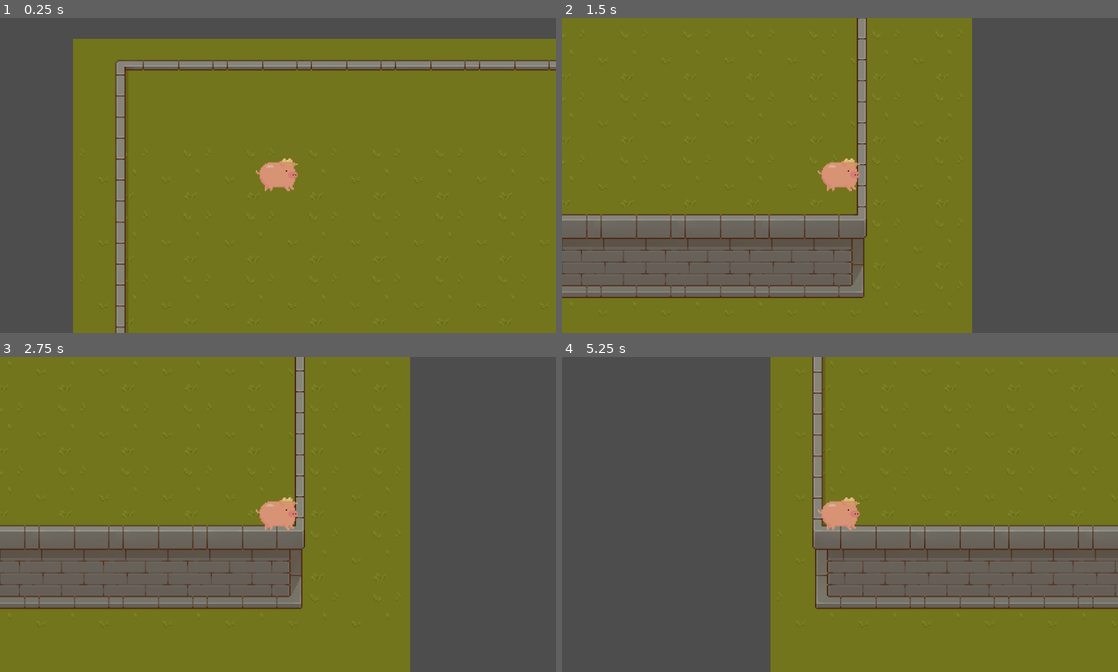
Above: before the commit, frames 1-4 (two rows, left to right).
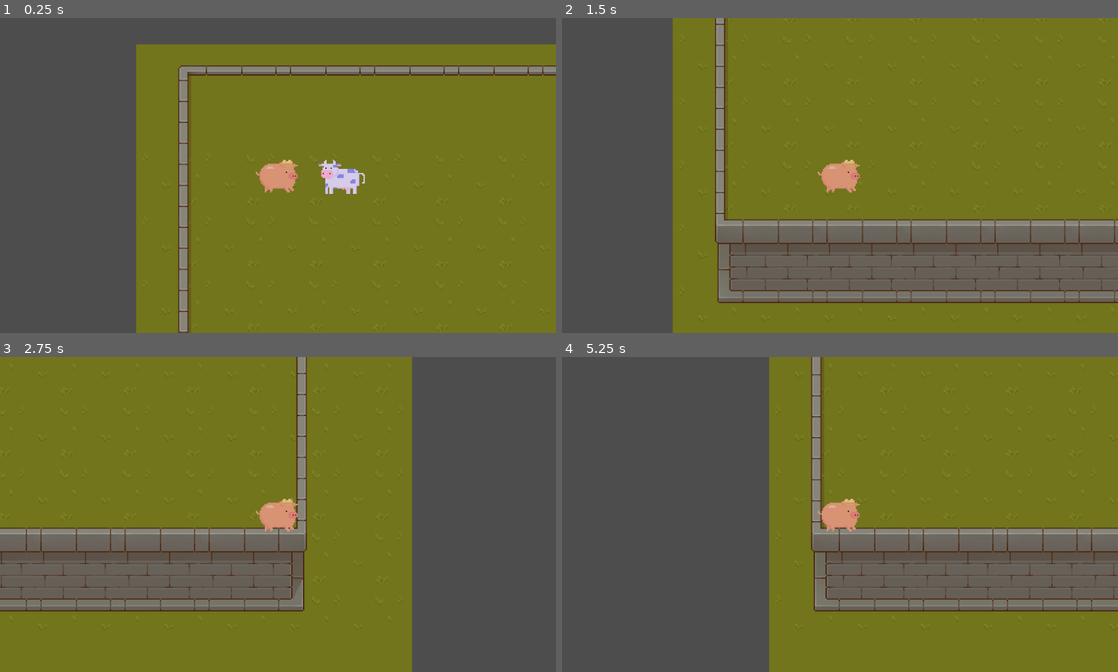
Above: after the commit, the same moments.

Repository: JasonLee4/MaizeRunnerGame
Game: Godot game, scene res://scenes/levels/main_level.tscn
The game is run twice, just before and just after one commit, with the same random seed, the same clock (stepped at 60 frames per second) and the same inputs.
Inputs:
- Up to frame 1 (0.25 s): no input
- Up to frame 2 (1.5 s): tap Enter at 0.5 s; hold D (right) 0.53-1.28 s; hold Space (space) 0.53-1.28 s; hold S (down) from 1.28 s (still down); tap Space (space) at 1.35 s
- Up to frame 3 (2.75 s): tap Enter at 2 s; release S (down) at 2.03 s; hold D (right) from 2.03 s (still down); hold Space (space) from 2.03 s (still down)
- Up to frame 4 (5.25 s): release D (right) at 2.78 s; release Space (space) at 2.78 s; hold W (up) 2.78-3.53 s; tap Space (space) at 2.85, 4.35 s; tap Enter at 3.5 s; hold Space (space) 3.53-4.28 s; hold A (left) 3.53-5.03 s; hold S (down) from 5.03 s (still down); hold Space (space) from 5.03 s (still down)

The runs differ from the first frame. In frame 1, 18% of the frame differs, in the area x 13-100%, y 6-100%; in frame 2, 56%, in the area x 0-100%, y 0-100%; in frame 3, 5.3%; in frame 4, 5.0%.

Commit message:
added cow

Diff:
--- a/icon.svg
+++ /dev/null
@@ -1 +0,0 @@
-<svg height="128" width="128" xmlns="http://www.w3.org/2000/svg"><rect x="2" y="2" width="124" height="124" rx="14" fill="#363d52" stroke="#212532" stroke-width="4"/><g transform="scale(.101) translate(122 122)"><g fill="#fff"><path d="M105 673v33q407 354 814 0v-33z"/><path fill="#478cbf" d="m105 673 152 14q12 1 15 14l4 67 132 10 8-61q2-11 15-15h162q13 4 15 15l8 61 132-10 4-67q3-13 15-14l152-14V427q30-39 56-81-35-59-83-108-43 20-82 47-40-37-88-64 7-51 8-102-59-28-123-42-26 43-46 89-49-7-98 0-20-46-46-89-64 14-123 42 1 51 8 102-48 27-88 64-39-27-82-47-48 49-83 108 26 42 56 81zm0 33v39c0 276 813 276 813 0v-39l-134 12-5 69q-2 10-14 13l-162 11q-12 0-16-11l-10-65H447l-10 65q-4 11-16 11l-162-11q-12-3-14-13l-5-69z"/><path d="M483 600c3 34 55 34 58 0v-86c-3-34-55-34-58 0z"/><circle cx="725" cy="526" r="90"/><circle cx="299" cy="526" r="90"/></g><g fill="#414042"><circle cx="307" cy="532" r="60"/><circle cx="717" cy="532" r="60"/></g></g></svg>
--- a/project.godot
+++ b/project.godot
@@ -13,7 +13,6 @@
 config/name="MaizeRunner"
 run/main_scene="res://scenes/levels/main_level.tscn"
 config/features=PackedStringArray("4.2", "GL Compatibility")
-config/icon="res://icon.svg"
 
 [display]
 
@@ -55,7 +54,7 @@
 [layer_names]
 
 2d_physics/layer_1="Player"
-2d_physics/layer_2="Enemies"
+2d_physics/layer_2="Enemies/NPCs"
 2d_physics/layer_3="Objects"
 2d_physics/layer_4="Projectiles"
 2d_physics/layer_5="Items & Zones"
--- /dev/null
+++ b/scenes/characters/cow.tscn
@@ -0,0 +1,20 @@
+[gd_scene load_steps=3 format=3 uid="uid://glrhtxg4gl54"]
+
+[ext_resource type="Texture2D" uid="uid://c6quqmbnl4y3m" path="res://assets/spritesheets/cow.png" id="1_7ur7d"]
+
+[sub_resource type="CapsuleShape2D" id="CapsuleShape2D_chy1d"]
+radius = 9.0
+
+[node name="Cow" type="StaticBody2D"]
+collision_layer = 2
+collision_mask = 13
+
+[node name="CollisionShape2D" type="CollisionShape2D" parent="."]
+position = Vector2(-1, 1)
+rotation = 1.5708
+shape = SubResource("CapsuleShape2D_chy1d")
+
+[node name="Sprite2D" type="Sprite2D" parent="."]
+position = Vector2(-3, -1)
+texture = ExtResource("1_7ur7d")
+flip_h = true
--- a/scenes/characters/pig.tscn
+++ b/scenes/characters/pig.tscn
@@ -4,20 +4,19 @@
 [ext_resource type="Texture2D" uid="uid://brsp0i4ocxk73" path="res://assets/spritesheets/pigwithhat.png" id="2_rsdmw"]
 
 [sub_resource type="CapsuleShape2D" id="CapsuleShape2D_a3r7q"]
-radius = 8.0
-height = 26.0
+height = 28.0
 
 [node name="Pig" type="CharacterBody2D"]
 collision_mask = 30
 script = ExtResource("1_hx4hr")
 
-[node name="Camera2D" type="Camera2D" parent="."]
-zoom = Vector2(3, 3)
-
-[node name="Sprite2D" type="Sprite2D" parent="."]
-position = Vector2(1, 0)
-texture = ExtResource("2_rsdmw")
-
 [node name="CollisionShape2D" type="CollisionShape2D" parent="."]
 rotation = 1.5708
 shape = SubResource("CapsuleShape2D_a3r7q")
+
+[node name="Sprite2D" type="Sprite2D" parent="."]
+position = Vector2(1, 1)
+texture = ExtResource("2_rsdmw")
+
+[node name="Camera2D" type="Camera2D" parent="."]
+zoom = Vector2(3, 3)
--- a/scenes/levels/main_level.tscn
+++ b/scenes/levels/main_level.tscn
@@ -1,9 +1,10 @@
-[gd_scene load_steps=9 format=3 uid="uid://bmr5pc0estma1"]
+[gd_scene load_steps=10 format=3 uid="uid://bmr5pc0estma1"]
 
 [ext_resource type="Texture2D" uid="uid://biy6q2grrbrec" path="res://assets/tilesets/TX Tileset Grass.png" id="1_nebb2"]
 [ext_resource type="PackedScene" uid="uid://cj72oa0j0cfj6" path="res://scenes/characters/pig.tscn" id="1_u1kou"]
 [ext_resource type="Texture2D" uid="uid://cgi1v6psm40ow" path="res://assets/tilesets/testTiles.png" id="2_woull"]
 [ext_resource type="Texture2D" uid="uid://dfi1i4ca0lpgk" path="res://assets/tilesets/TX Tileset Wall.png" id="3_xc6mv"]
+[ext_resource type="PackedScene" uid="uid://glrhtxg4gl54" path="res://scenes/characters/cow.tscn" id="5_72f2b"]
 
 [sub_resource type="TileSetAtlasSource" id="TileSetAtlasSource_k4stf"]
 texture = ExtResource("1_nebb2")
@@ -1564,4 +1565,7 @@
 layer_1/tile_data = PackedInt32Array(65538, 131074, 2, 131074, 131074, 3, 196610, 131074, 4, 65539, 196610, 2, 65540, 2 …(3549 unchanged characters)…
 
 [node name="Pig" parent="." instance=ExtResource("1_u1kou")]
-position = Vector2(156, 104)
+position = Vector2(108, 100)
+
+[node name="Cow" parent="." instance=ExtResource("5_72f2b")]
+position = Vector2(158, 102)
Binary file added: assets/cow.png
Not shown, changed: assets/cow.png.import
Binary file added: assets/spritesheets/cow.png
Not shown, added: assets/spritesheets/cow.png.import
